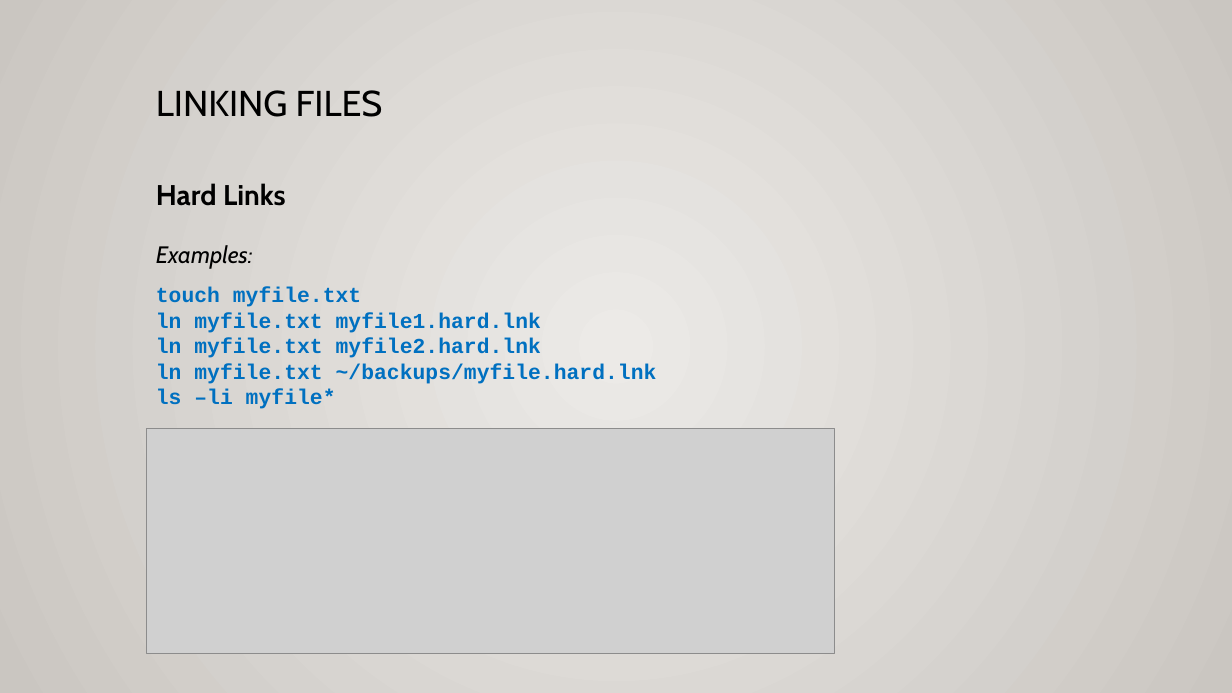
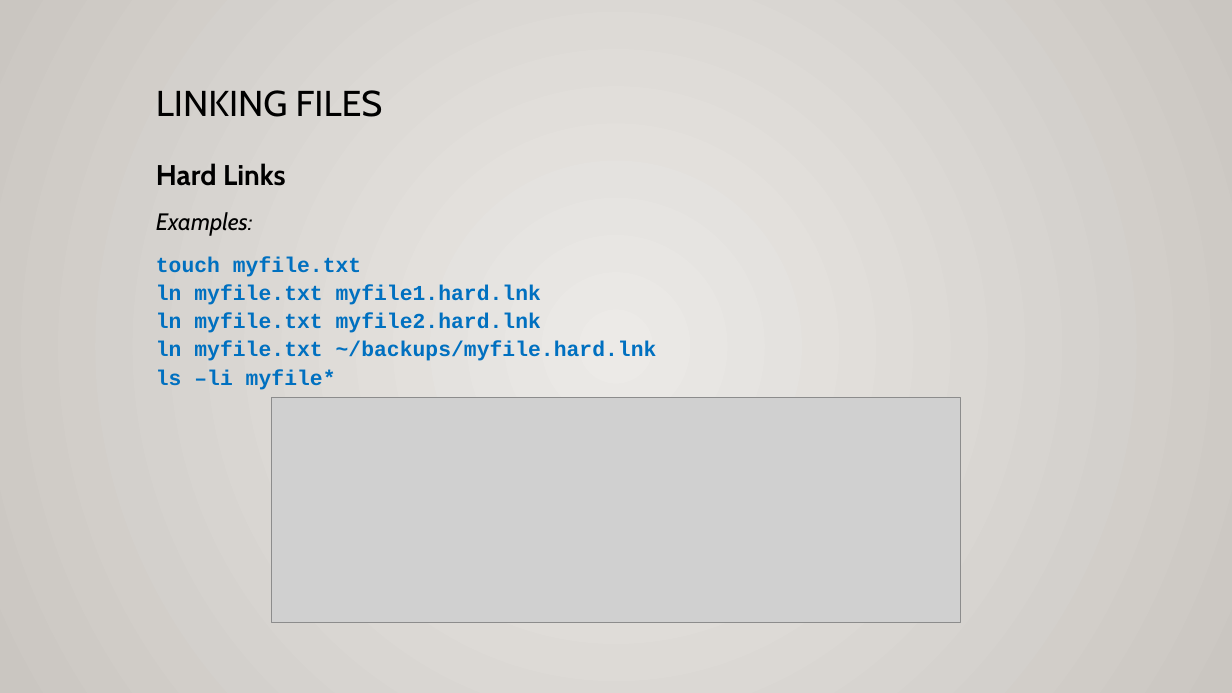
Before and after one commit to ULI101/slides, a slide deck: slide 5 of ULI101-8.1.pptx. Drawn at 1232x693 pixels with LibreOffice and Linux fonts; fonts in the diff are those of the drawing; grey boxes stand for pictures. Boxes give left, top, right and bottom in pixels: in the first picture for what was removed or moved away, otherwise in the second. Text is boxed around its words. In the diff, an @@ line names an element or a change of style, - is before the commit and + after.

```diff
--- a/ULI101-8.1.pptx
+++ b/ULI101-8.1.pptx
@@ text "Hard Links": place and size @@
-text "Hard Links" at [156, 183, 657, 409]
+text "Hard Links" at [156, 163, 657, 390]
@@ text at [156, 163, 286, 236]: text changed @@
-Hard Links
-Examples:
+Hard Links
+Examples:
@@ text at [156, 257, 657, 390]: line spacing 1 to 1.1 @@
@@ picture: place and size @@
-picture at [147, 429, 836, 653]
+picture at [272, 397, 960, 622]
```
Also in this commit, not shown: 7 other slides changed, 1 slide added.
